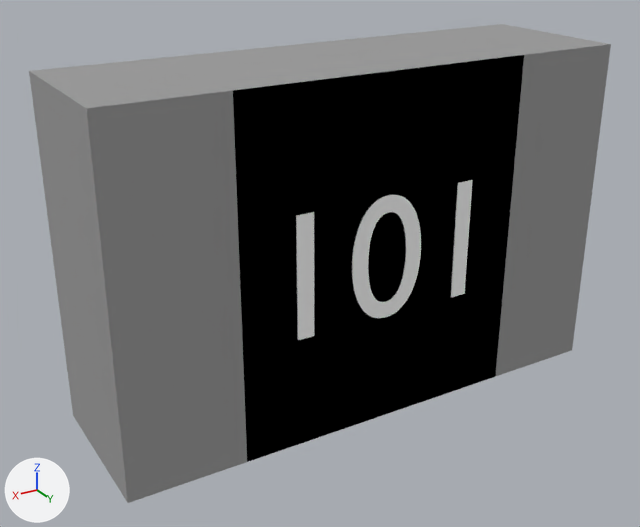
A saved change to the Blender file Pcb/Resistors/Smd_0805/3D_View/470R_0805.blend.
Rendered twice from a camera (50 mm lens) standing at (0.695, 1.221, 0.501) and looking at (0.038, 0.126, -0.046). The axes (+X, +Y, +Z) are drawn at lower left. The lights are the same throughout.

Before the edit, the objects in view are built like this:
```python
me_shapeindexedfaceset = bpy.data.meshes.new('ShapeIndexedFaceSet')
me_shapeindexedfaceset.from_pydata(...)  # 17 vertices, 13 faces; spans x -0.415..0.415, y -0.27..0.27, z 0.0..0.25
me_shapeindexedfaceset.materials.append(mat_main_chassis)  # grey #9e9e9e
me_shapeindexedfaceset_002 = bpy.data.meshes.new('ShapeIndexedFaceSet.002')
me_shapeindexedfaceset_002.from_pydata([(0.0, 0.0, 0.0), (-0.235, -0.27, 0.25), (-0.235, 0.27, 0.25), (0.235, 0.27, 0.25), (0.235, -0.27, 0.25)], [], [(1, 4, 3, 2)])
me_shapeindexedfaceset_002.materials.append(mat_middle)  # black #000000
txt_text = bpy.data.curves.new('Text', 'FONT')
txt_text.body = '101'
txt_text.materials.append(mat_text)  # white #ffffff
txt_text.extrude = 0.007
ob_shapeindexedfaceset_001 = bpy.data.objects.new('ShapeIndexedFaceSet.001', me_shapeindexedfaceset_002)
ob_shapeindexedfaceset_001.location = (0.0, 0.0, 0.0)
ob_shapeindexedfaceset_001.rotation_euler = (1.571, 0.0, 3.142)  # degrees (90, 0, 180)
ob_shapeindexedfaceset_002 = bpy.data.objects.new('ShapeIndexedFaceSet.002', me_shapeindexedfaceset)
ob_shapeindexedfaceset_002.location = (0.0, 0.0, 0.0)
ob_shapeindexedfaceset_002.rotation_euler = (1.571, 0.0, 3.142)  # degrees (90, 0, 180)
ob_text = bpy.data.objects.new('Text', txt_text)
ob_text.location = (0.205, 0.25, -0.094)
ob_text.rotation_euler = (1.571, 0.0, 3.142)  # degrees (90, 0, 180)
ob_text.scale = (0.274, 0.274, 0.274)
```
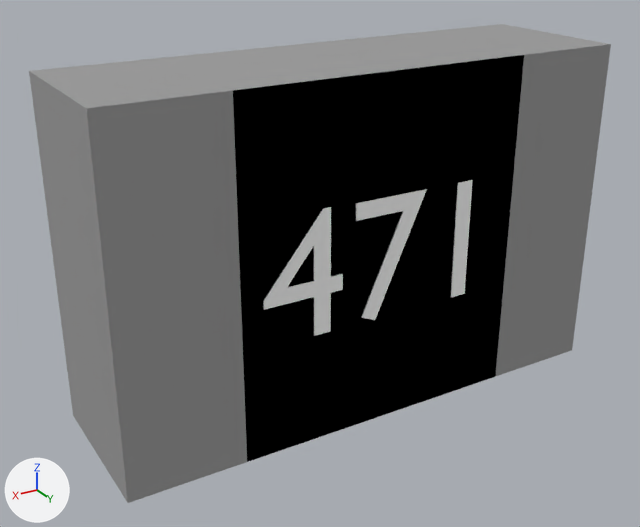
Where the change shows, as pixel boxes (x1, y1, x2, y2) in the pictures (640 x 527 px):
'Text', text changed: before (296, 180, 473, 340); after (263, 180, 473, 336)

Edits to the bpy script that builds the scene:
```text
Change txt_text:
    txt_text.body: '101' -> '471'
```
